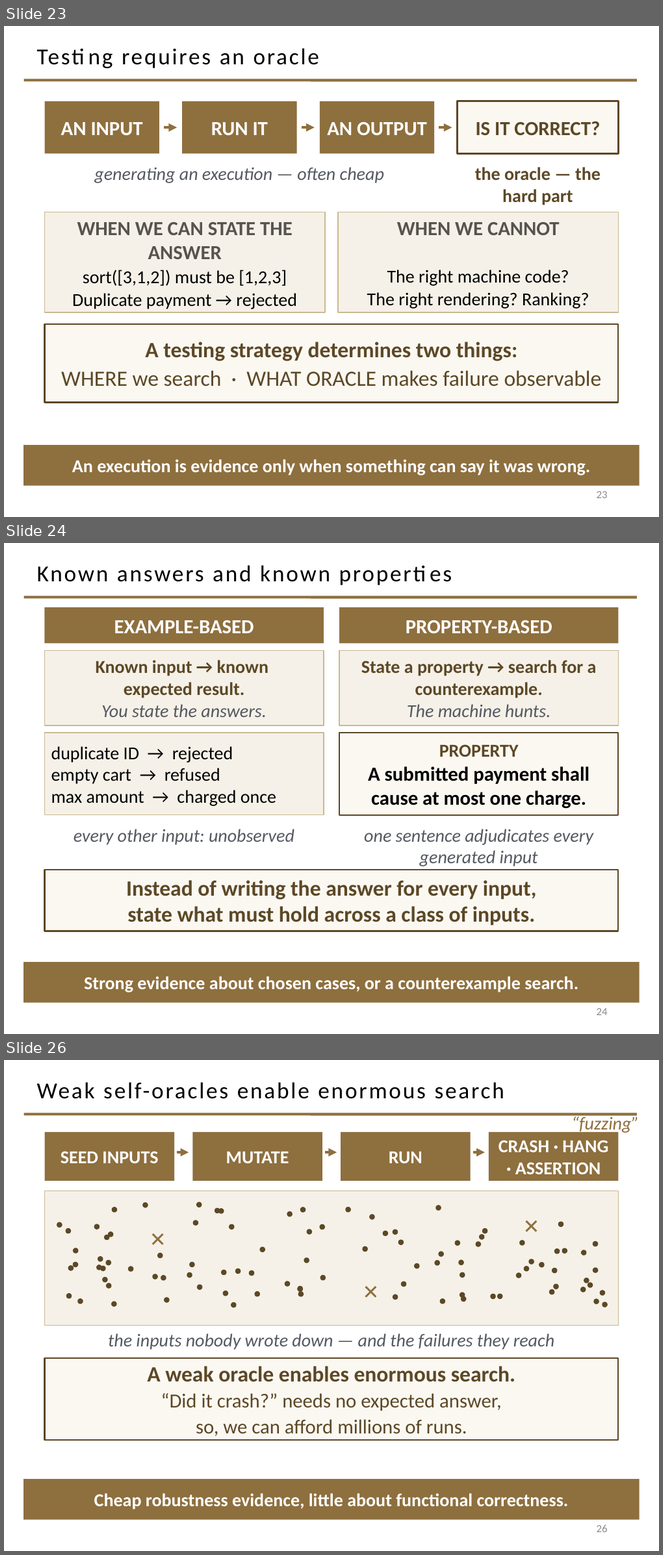
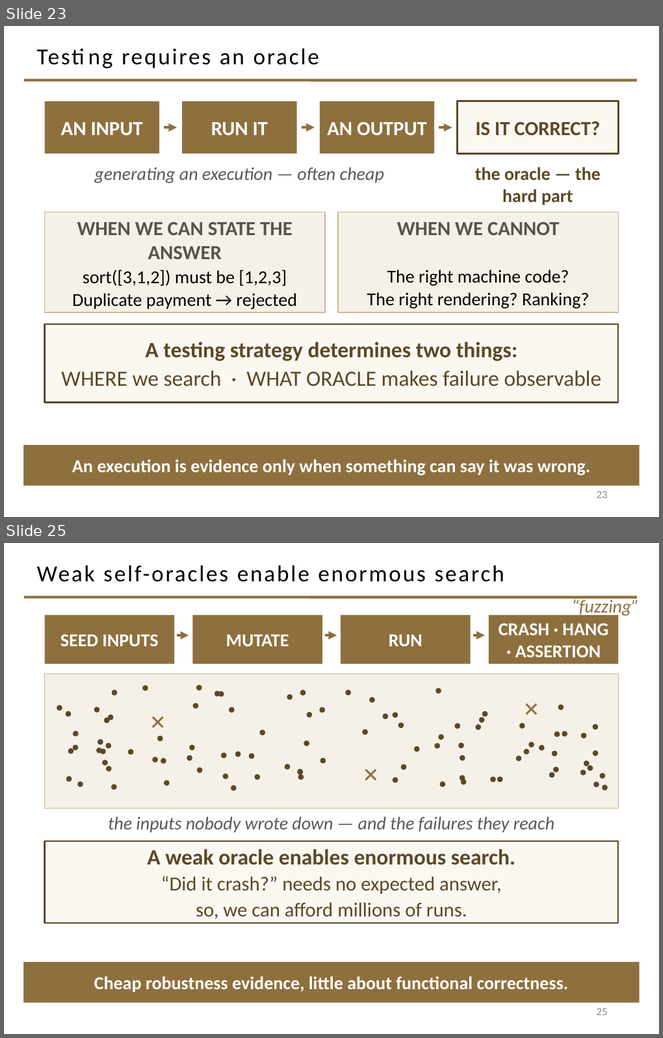
Before and after one commit to davisjam/model-based-agentic-software-engineering, a slide deck: course/lectures/act-1-foundations/08-validation/1-8-Validation.pptx. Shown one above the other, each under a label of ours: slides 23, 24 and 26 before the commit, slides 23 and 25 after it; the slides between them are not shown. The pictures are 663x1555 and 663x1038 pixels, drawn with LibreOffice and Linux fonts; fonts in the diff are those of the drawing; background and template pictures are left out. Boxes give left, top, right and bottom in pixels: in the first picture for what was removed or moved away, otherwise in the second. Text is boxed around its words. In the diff, an @@ line names an element or a change of style, - is before the commit and + after.

```diff
--- a/course/lectures/act-1-foundations/08-validation/1-8-Validation.pptx
+++ b/course/lectures/act-1-foundations/08-validation/1-8-Validation.pptx
@@ slide 24 removed at [4,543,659,1034], background #FFFFFF; not listed: 1 template element that a slide beside it also shows @@
@@ title removed at [37,565,330,582] @@
-Known answers and known properties
@@ rectangle removed at [44,607,324,643] @@
-EXAMPLE-BASED
@@ rectangle removed at [339,607,619,643] @@
-PROPERTY-BASED
@@ rectangle removed at [44,650,324,726] @@
-Known input → known
-expected result.
-You state the answers.
@@ rectangle removed at [339,650,619,726] @@
-State a property → search for a counterexample.
-The machine hunts.
@@ rectangle removed at [44,733,324,815] @@
-duplicate ID → rejected
-empty cart → refused
-max amount → charged once
@@ rectangle removed at [339,733,619,815] @@
-PROPERTY
-A submitted payment shall cause at most one charge.
@@ text removed at [74,829,295,845] @@
-every other input: unobserved
@@ text removed at [364,829,594,867] @@
-one sentence adjudicates every generated input
@@ rectangle removed at [44,870,619,932] @@
-Instead of writing the answer for every input,
-state what must hold across a class of inputs.
@@ rectangle removed at [24,962,640,1003] @@
-Strong evidence about chosen cases, or a counterexample search.
@@ page number removed at [597,1008,608,1016] @@
-24
@@ what was slide 26 is now slide 25 @@
@@ page number at [597,1008,608,1016]: text changed @@
-26
+25
```
Also in this commit, not shown: 1 slide changed, 1 slide added, 1 other slide removed, 2 other files.
